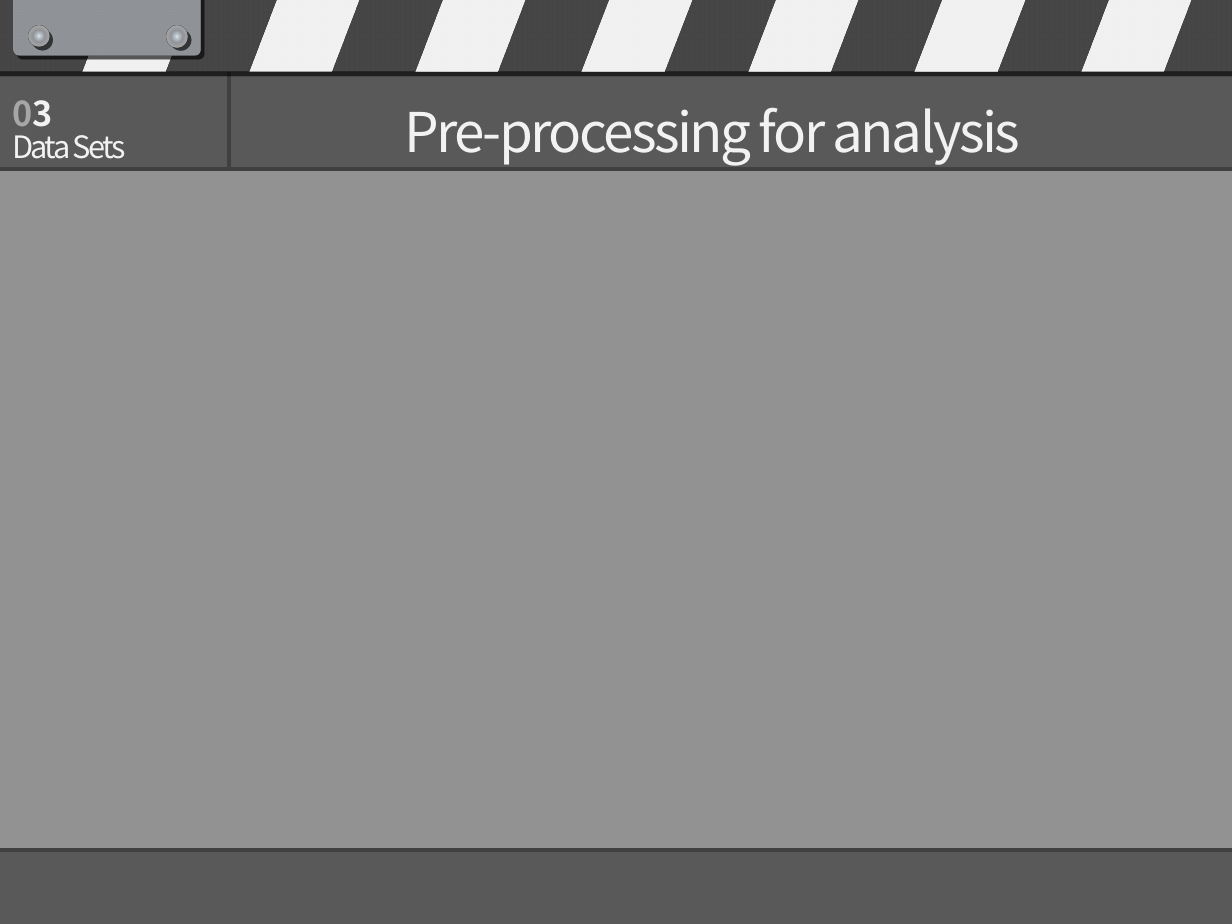
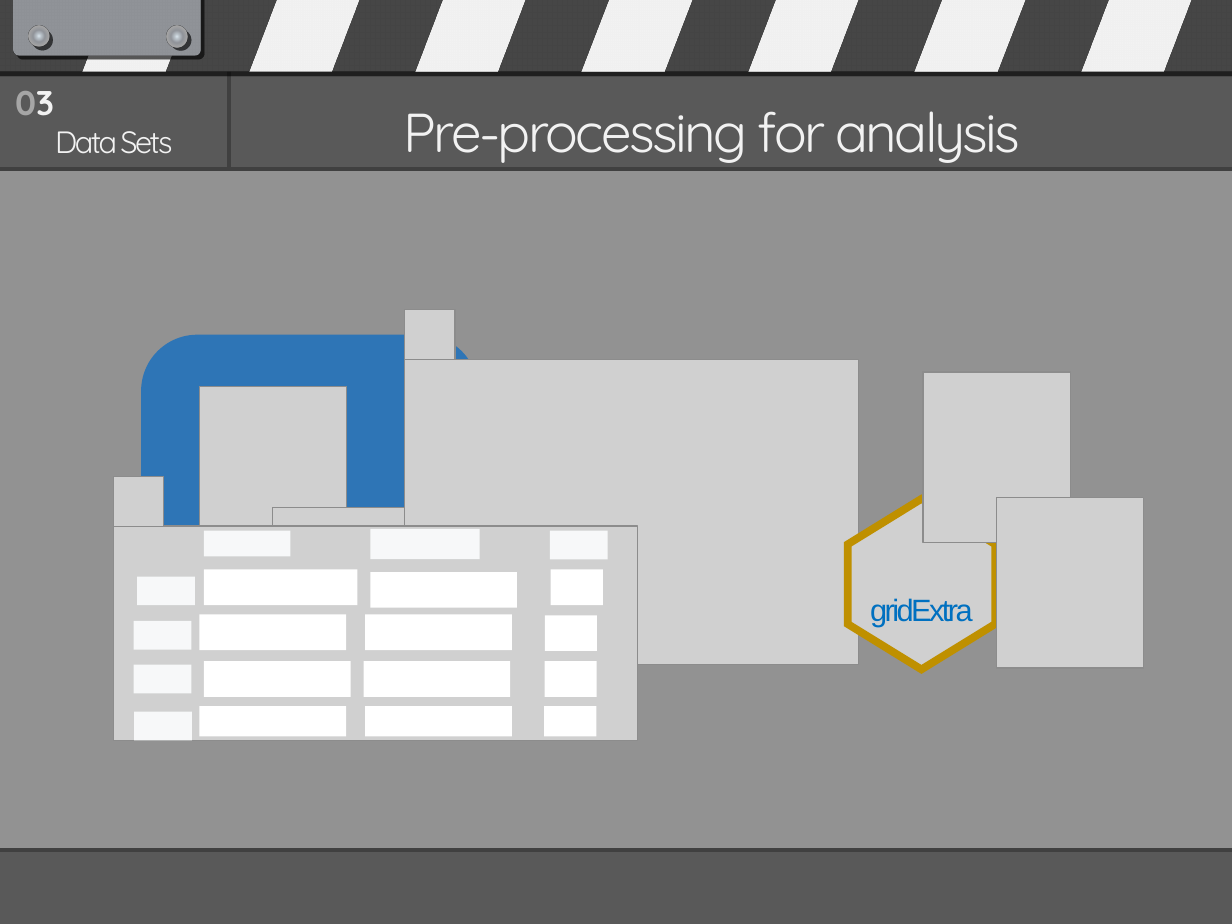
Before and after one commit to asmath472/21SRproject, a slide deck: slide 16 of R final presentation.pptx (slide 12 before the commit). Drawn at 1232x924 pixels with LibreOffice and Linux fonts; fonts in the diff are those of the drawing; grey boxes stand for pictures. Boxes give left, top, right and bottom in pixels: in the first picture for what was removed or moved away, otherwise in the second. Text is boxed around its words. In the diff, an @@ line names an element or a change of style, - is before the commit and + after.

```diff
--- a/R final presentation.pptx
+++ b/R final presentation.pptx
@@ text "03" at (15,91,54,116): font Noto Sans CJK KR to Quicksand @@
@@ text "03": place and size @@
-text "03" at (12,100,52,127)
+text "03" at (15,91,54,116)
@@ text "Data Sets": place and size @@
-text "Data Sets" at (12,126,125,159)
+text "Data Sets" at (55,131,172,154)
@@ text "Data Sets" at (55,131,172,154): font Noto Sans CJK KR to Quicksand; alignment left to centre @@
@@ text "Pre-processing for analysis" at (404,111,1020,163): font Noto Sans CJK KR to Quicksand @@
@@ picture added at (405,310,456,360) @@
@@ rounded rectangle added at (142,335,479,731), fill #2E75B6 @@
@@ picture added at (200,387,347,558) @@
@@ picture added at (405,360,859,664) @@
@@ group added at (113,477,637,740): 19 rectangles, 2 pictures @@
@@ picture added at (272,508,420,678) @@
@@ group added at (848,372,1145,669): 3 pictures, 1 text @@
+gridExtra
```
Also in this commit, not shown: 12 other slides changed, 8 slides added, 2 slides removed.
